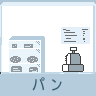
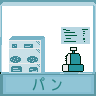
Revision of a layered 96 × 96 image; what changed, layer by layer:
painted on "smallStall_wAwning.png" over bbox(0, 0, 96, 96)
